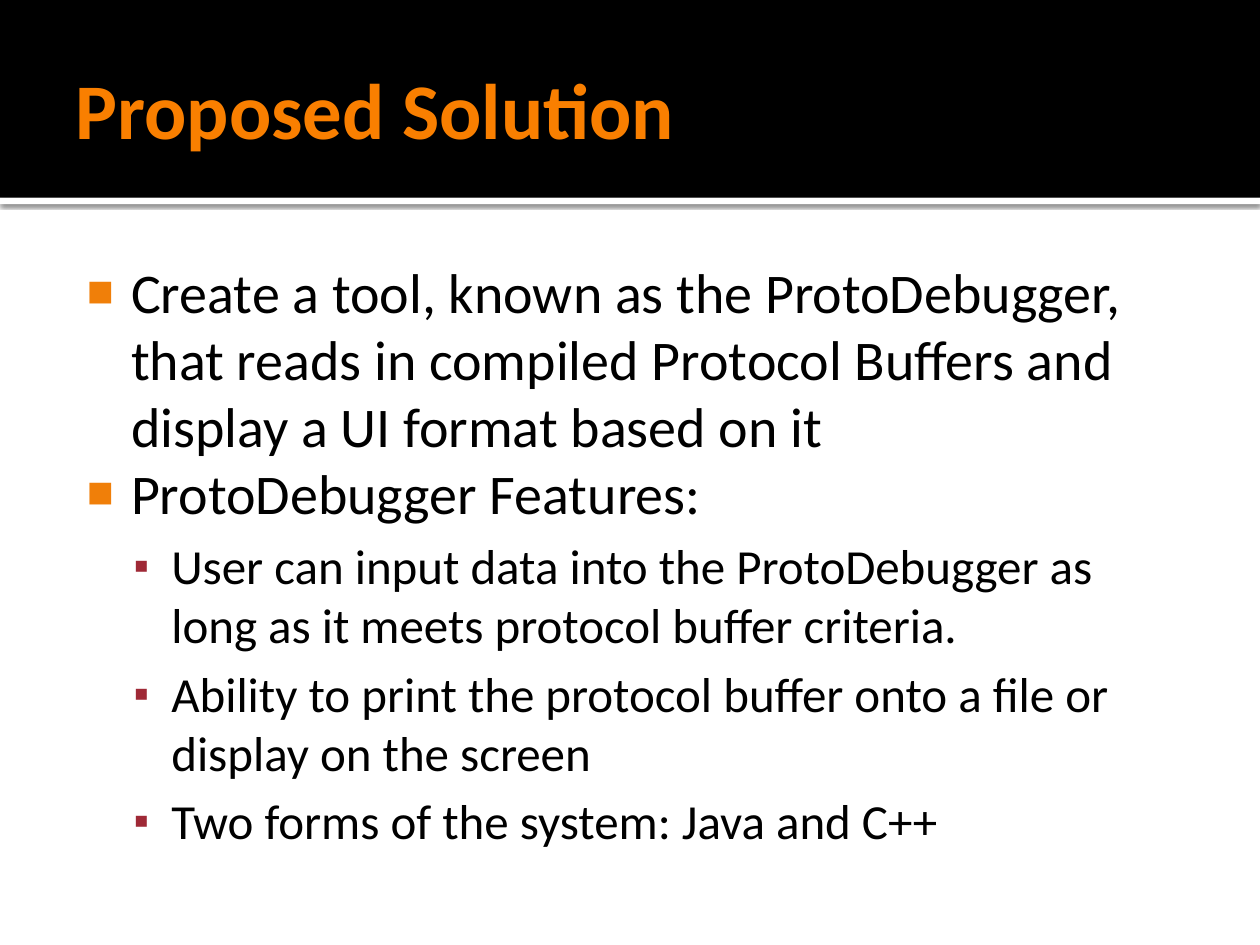
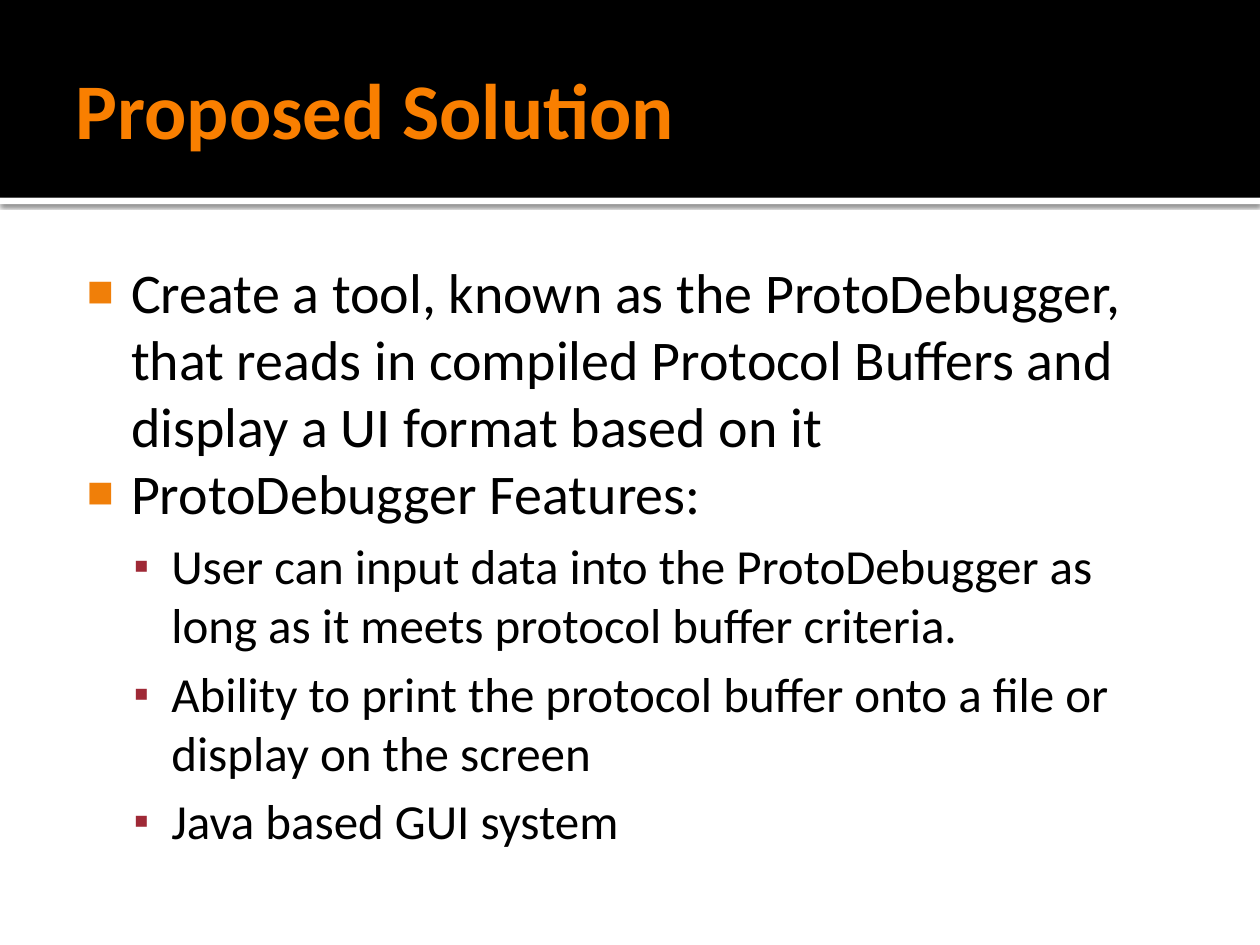
Before and after one commit to dolordecorus/ProtoCapstonProject, a slide deck: slide 6 of Documents/ProtoDebuggerPresentation.pptx. Drawn at 1260x945 pixels with LibreOffice and Linux fonts; fonts in the diff are those of the drawing. Boxes give left, top, right and bottom in pixels: in the first picture for what was removed or moved away, otherwise in the second. Text is boxed around its words. In the diff, an @@ line names an element or a change of style, - is before the commit and + after.

```diff
--- a/Documents/ProtoDebuggerPresentation.pptx
+++ b/Documents/ProtoDebuggerPresentation.pptx
@@ text at [171,805,619,847]: text changed @@
-  ▪ Two forms of the system: Java and C++
+  ▪ Java based GUI system
```
Also in this commit, not shown: 1 other slide changed, 1 slide added, 8 other files.
